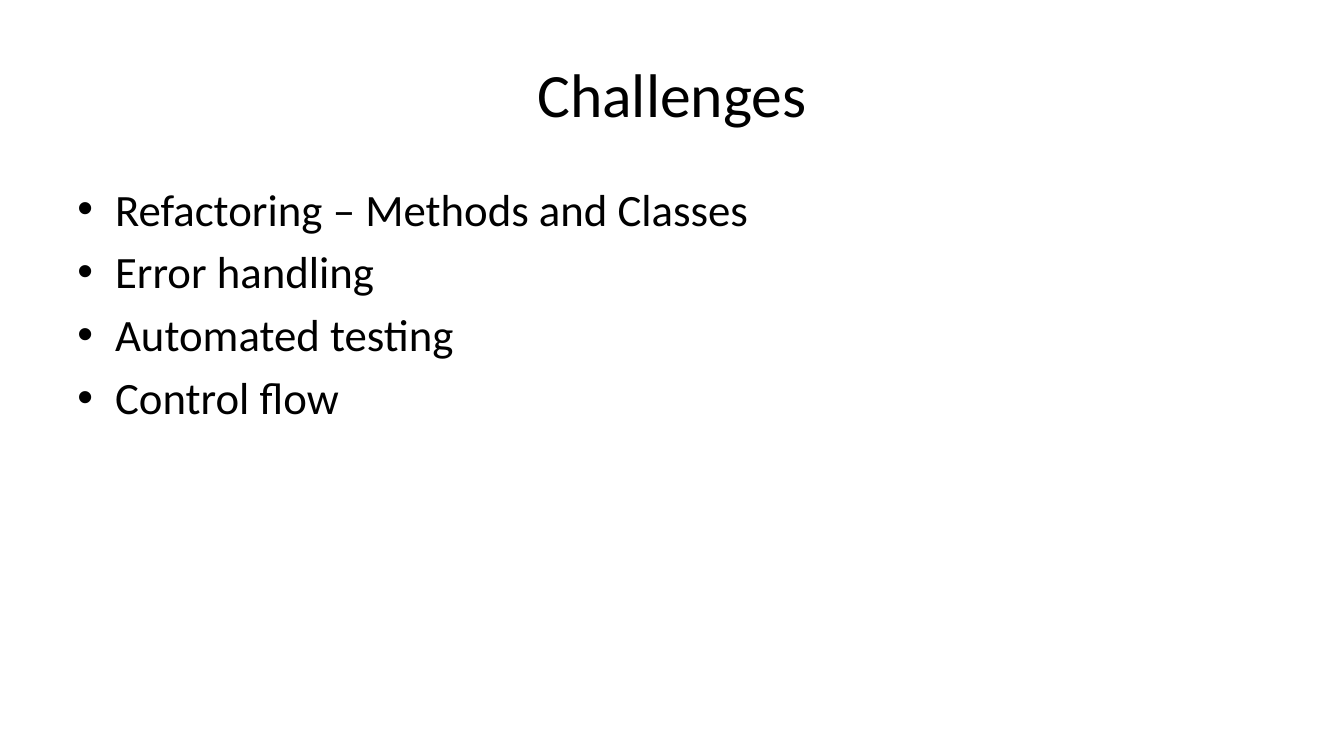
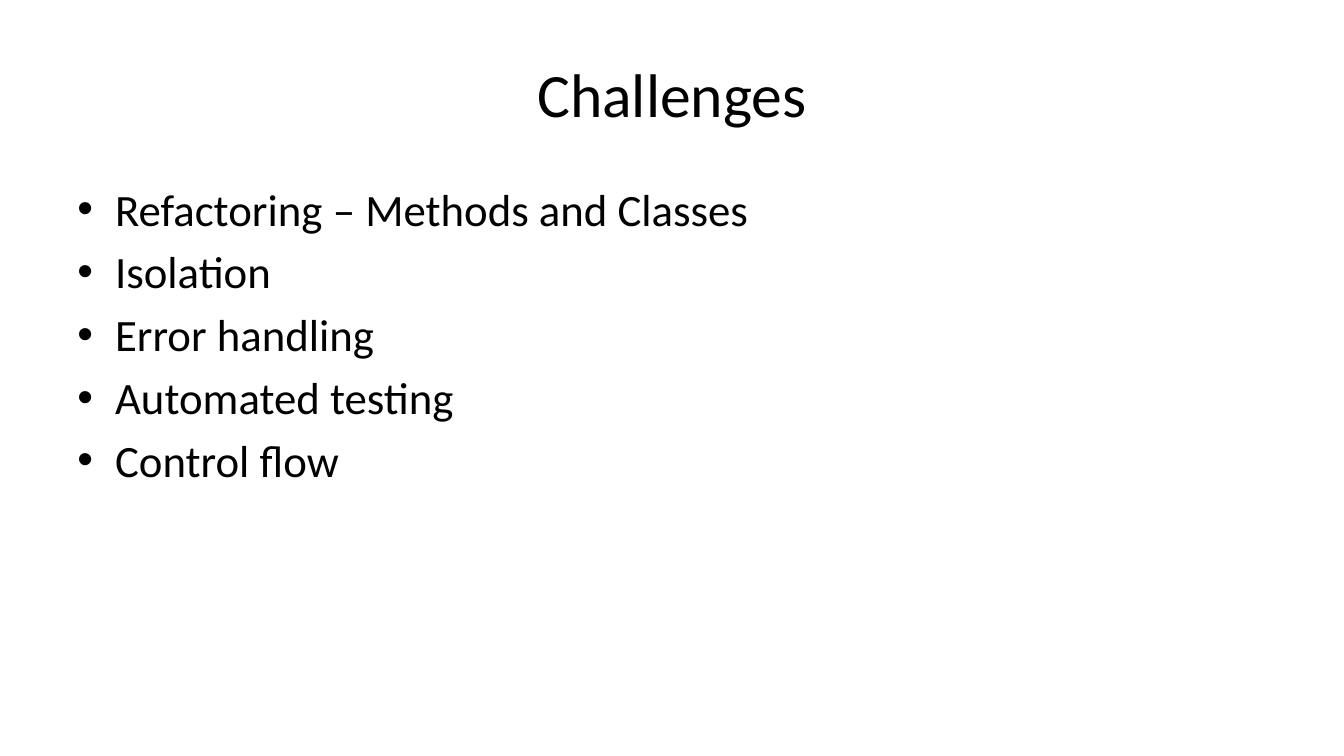
Before and after one commit to janelbrandon/CA_Assessment, a slide deck: slide 13 of ppt/Assignment_A1-1_Presentation.pptx (slide 9 before the commit). Drawn at 1344x756 pixels with LibreOffice and Linux fonts; fonts in the diff are those of the drawing. Boxes give left, top, right and bottom in pixels: in the first picture for what was removed or moved away, otherwise in the second. Text is boxed around its words. In the diff, an @@ line names an element or a change of style, - is before the commit and + after.

```diff
--- a/ppt/Assignment_A1-1_Presentation.pptx
+++ b/ppt/Assignment_A1-1_Presentation.pptx
@@ text at (115,257,271,289): paragraph added @@
+• Isolation
```
Also in this commit, not shown: 4 other slides changed, 4 slides added, 1 other file.
